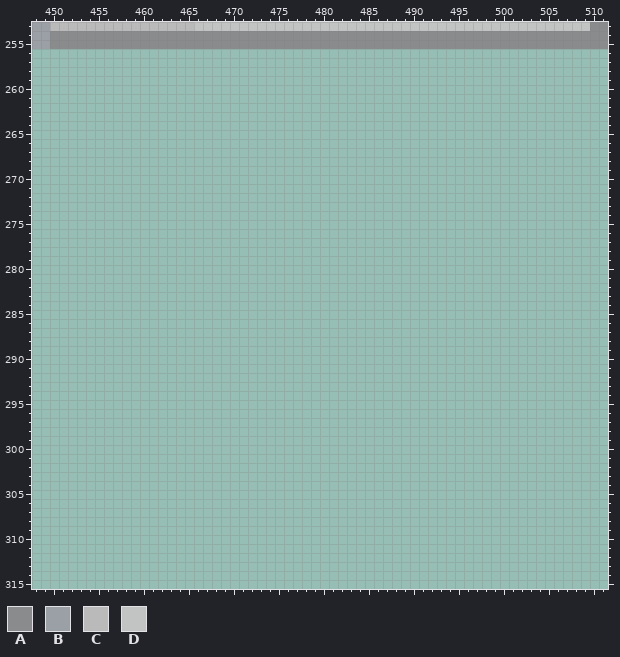
Two versions of one pixel-art file, res/images/new/grave_wave_tiles.aseprite. The first picture shows the starting point.
512x512 pixels, 1 frame. Colours within 5 levels of each other are drawn and written as one. Shown: x 448..511, y 253..315. The commit also changed other parts of the picture, which this record leaves out.
Palette (. is transparent): A #898b8c  B #9b9fa6  C #bababa  D #c2c4c4
Pixels before (only the part around the change), first column x 448:
253 BBCCCCCCCCCCCCCCCCDDDDDDDDDDDDDDDDDDDDDDDDDDDDDDDDDDDDDDDDDDDDAA
254 BBAAAAAAAAAAAAAAAAAAAAAAAAAAAAAAAAAAAAAAAAAAAAAAAAAAAAAAAAAAAAAA
255 BBAAAAAAAAAAAAAAAAAAAAAAAAAAAAAAAAAAAAAAAAAAAAAAAAAAAAAAAAAAAAAA
256 ................................................................
257 ................................................................
258 ................................................................
259 ................................................................
260 ................................................................
261 ................................................................
262 ................................................................
263 ................................................................
264 ................................................................
265 ................................................................
266 ................................................................
267 ................................................................
268 ................................................................
269 ................................................................
270 ................................................................
271 ................................................................
272 ................................................................
273 ................................................................
274 ................................................................
275 ................................................................
276 ................................................................
277 ................................................................
278 ................................................................
279 ................................................................
280 ................................................................
281 ................................................................
282 ................................................................
283 ................................................................
284 ................................................................
285 ................................................................
286 ................................................................
287 ................................................................
288 ................................................................
289 ................................................................
290 ................................................................
291 ................................................................
292 ................................................................
293 ................................................................
294 ................................................................
295 ................................................................
296 ................................................................
297 ................................................................
298 ................................................................
299 ................................................................
300 ................................................................
301 ................................................................
302 ................................................................
303 ................................................................
304 ................................................................
305 ................................................................
306 ................................................................
307 ................................................................
308 ................................................................
309 ................................................................
310 ................................................................
311 ................................................................
312 ................................................................
313 ................................................................
314 ................................................................
Once edited:
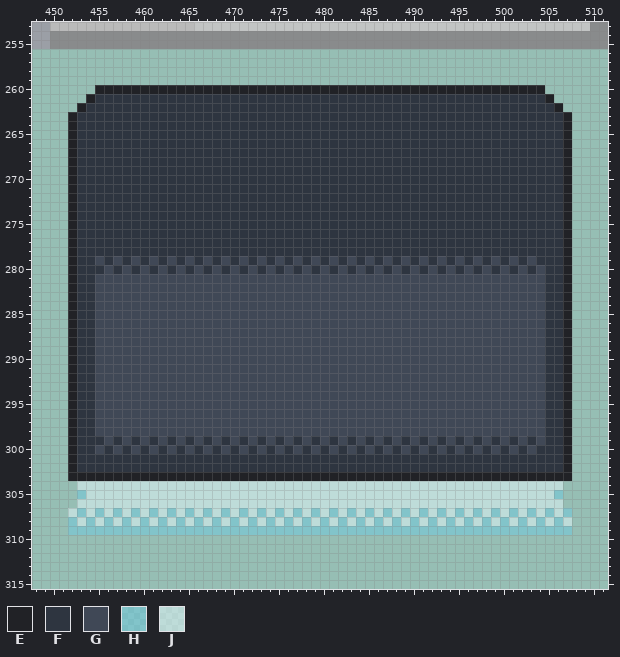
Colours new in this view: E #212226  F #2e3540  G #404856  H #6ecbe17f  J #e6faff7f
The edit:
y 260: x 455..504 .................................................. -> EEEEEEEEEEEEEEEEEEEEEEEEEEEEEEEEEEEEEEEEEEEEEEEEEE
y 261: x 454..505 .................................................... -> EFFFFFFFFFFFFFFFFFFFFFFFFFFFFFFFFFFFFFFFFFFFFFFFFFFE
y 262: x 453..506 ...................................................... -> EFFFFFFFFFFFFFFFFFFFFFFFFFFFFFFFFFFFFFFFFFFFFFFFFFFFFE
y 263..278: x 452..507 ........................................................ -> EFFFFFFFFFFFFFFFFFFFFFFFFFFFFFFFFFFFFFFFFFFFFFFFFFFFFFFE
y 279: x 452..507 ........................................................ -> EFFGFGFGFGFGFGFGFGFGFGFGFGFGFGFGFGFGFGFGFGFGFGFGFGFGFFFE
y 280: x 452..507 ........................................................ -> EFFFGFGFGFGFGFGFGFGFGFGFGFGFGFGFGFGFGFGFGFGFGFGFGFGFGFFE
y 281..298: x 452..507 ........................................................ -> EFFGGGGGGGGGGGGGGGGGGGGGGGGGGGGGGGGGGGGGGGGGGGGGGGGGGFFE
y 299: x 452..507 ........................................................ -> EFFFGFGFGFGFGFGFGFGFGFGFGFGFGFGFGFGFGFGFGFGFGFGFGFGFGFFE
y 300: x 452..507 ........................................................ -> EFFGFGFGFGFGFGFGFGFGFGFGFGFGFGFGFGFGFGFGFGFGFGFGFGFGFFFE
y 301..302: x 452..507 ........................................................ -> EFFFFFFFFFFFFFFFFFFFFFFFFFFFFFFFFFFFFFFFFFFFFFFFFFFFFFFE
y 303: x 452..507 ........................................................ -> EEEEEEEEEEEEEEEEEEEEEEEEEEEEEEEEEEEEEEEEEEEEEEEEEEEEEEEE
y 304: x 453..506 ...................................................... -> JJJJJJJJJJJJJJJJJJJJJJJJJJJJJJJJJJJJJJJJJJJJJJJJJJJJJJ
y 305: x 453..506 ...................................................... -> HJJJJJJJJJJJJJJJJJJJJJJJJJJJJJJJJJJJJJJJJJJJJJJJJJJJJH
y 306: x 453..506 ...................................................... -> JJJJJJJJJJJJJJJJJJJJJJJJJJJJJJJJJJJJJJJJJJJJJJJJJJJJJJ
y 307: x 452..507 ........................................................ -> JHJHJHJHJHJHJHJHJHJHJHJHJHJHJHJHJHJHJHJHJHJHJHJHJHJHJHJH
y 308: x 452..507 ........................................................ -> HJHJHJHJHJHJHJHJHJHJHJHJHJHJHJHJHJHJHJHJHJHJHJHJHJHJHJHJ
y 309: x 452..507 ........................................................ -> HHHHHHHHHHHHHHHHHHHHHHHHHHHHHHHHHHHHHHHHHHHHHHHHHHHHHHHH
